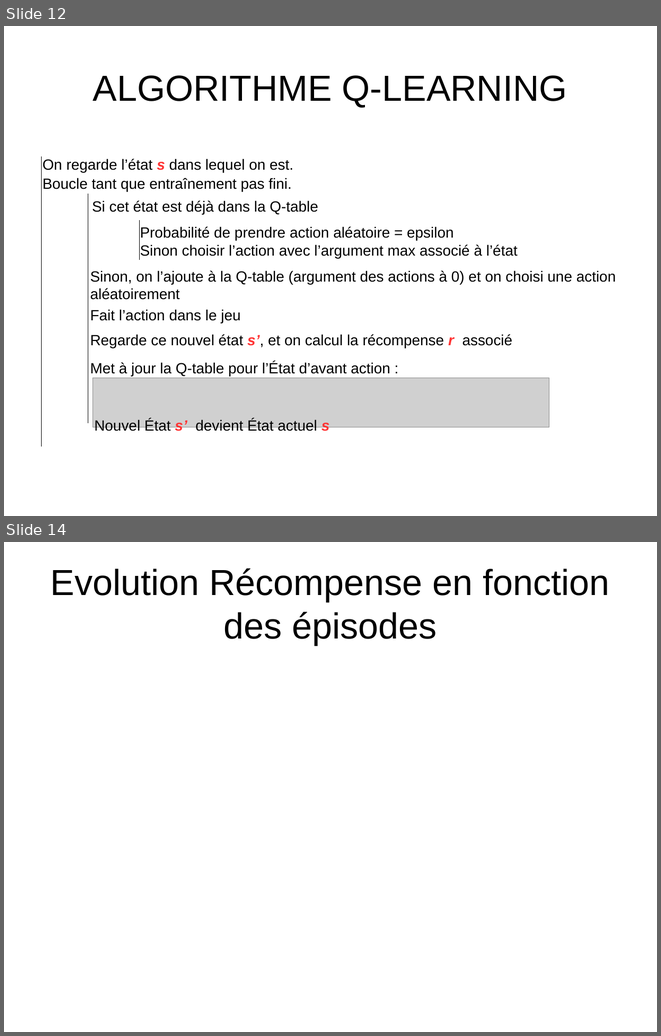
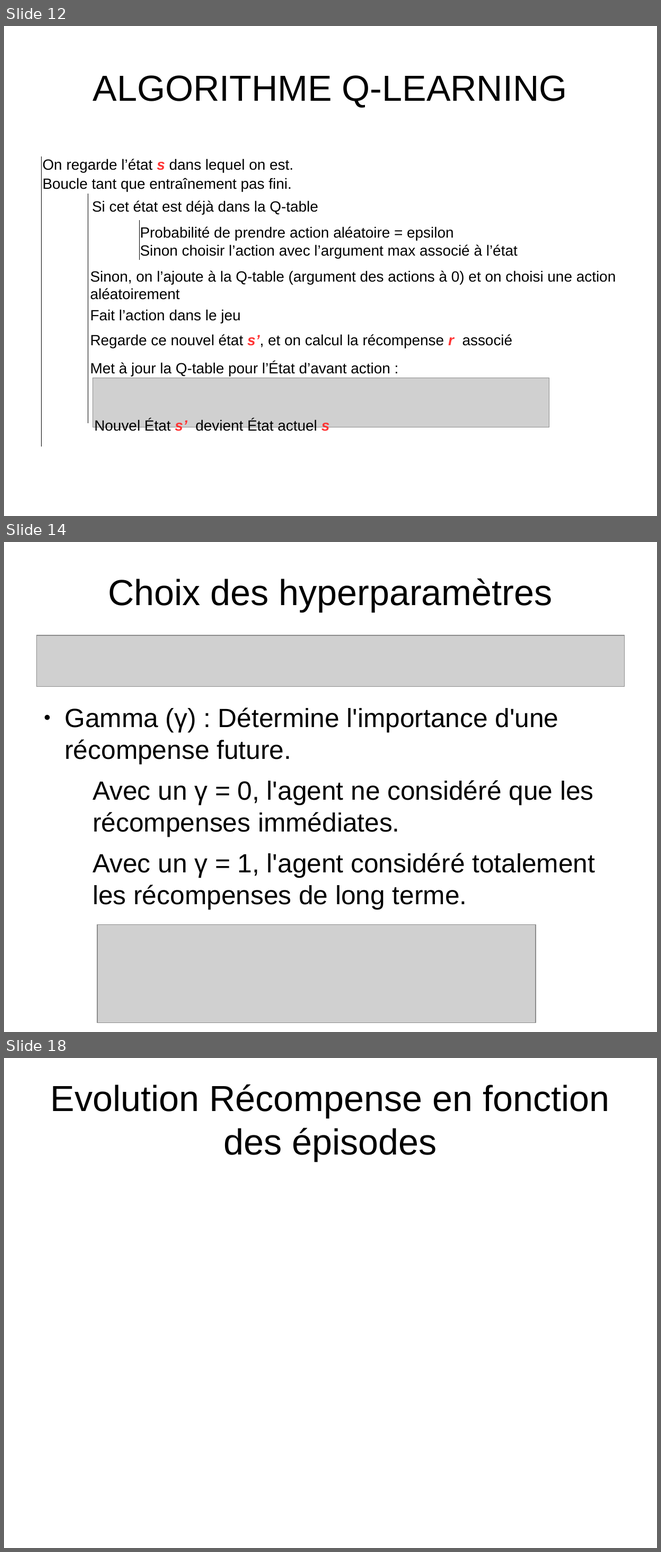
Before and after one commit to pfpimenta/projet_majeure, a slide deck: Presentation.odp. Shown one above the other, each under a label of ours: slides 12 and 14 before the commit, slides 12, 14 and 18 after it; the slides between them are not shown. The pictures are 661x1036 and 661x1552 pixels, drawn with LibreOffice and Linux fonts; fonts in the diff are those of the drawing; grey boxes stand for pictures; background and template pictures are left out. Boxes give left, top, right and bottom in pixels: in the first picture for what was removed or moved away, otherwise in the second. Text is boxed around its words. In the diff, an @@ line names an element or a change of style, - is before the commit and + after.

```diff
--- a/Presentation.odp
+++ b/Presentation.odp
@@ slide 14 added at [4,542,657,1032], background #FFFFFF @@
@@ title added at [108,578,553,612], 44 pt, text #000000 @@
+Choix des hyperparamètres
@@ picture added at [36,635,625,687] @@
@@ text added at [64,707,595,909], 32 pt, text #000000 @@
+● Gamma (γ) : Détermine l'importance d'une récompense future.
+  Avec un γ = 0, l'agent ne considéré que les récompenses immédiates.
+  Avec un γ = 1, l'agent considéré totalement les récompenses de long terme.
@@ picture added at [97,925,536,1023] @@
@@ what was slide 14 is now slide 18 @@
```
Also in this commit, not shown: 4 other slides added, 1 slide removed.
